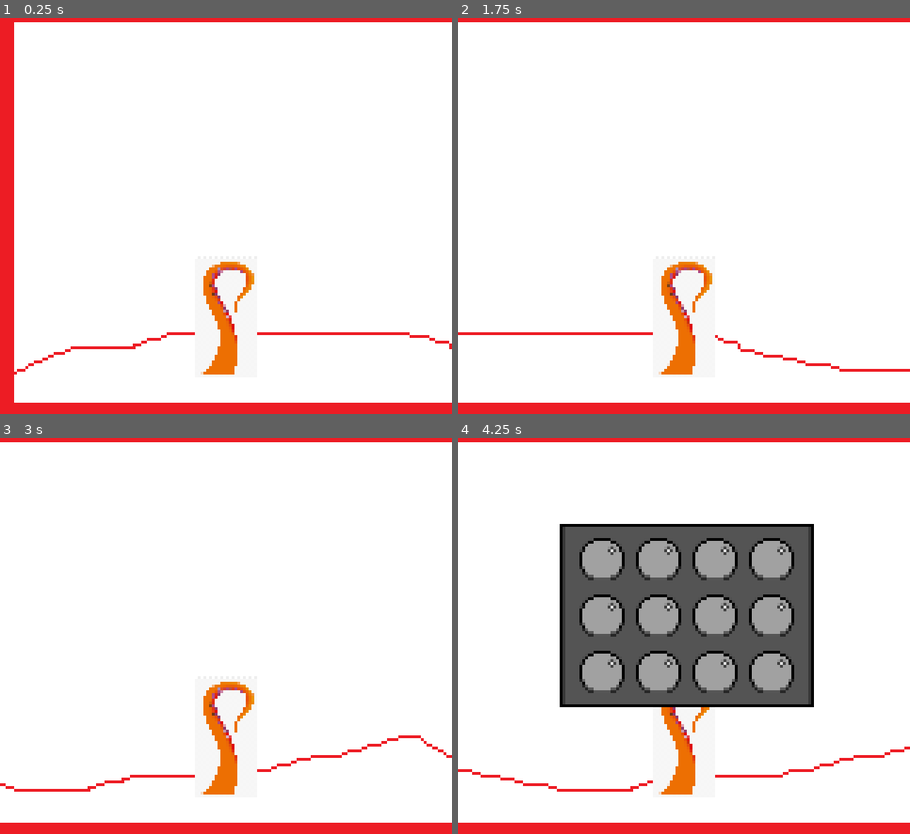
Above: before the commit, frames 1-4 (two rows, left to right).
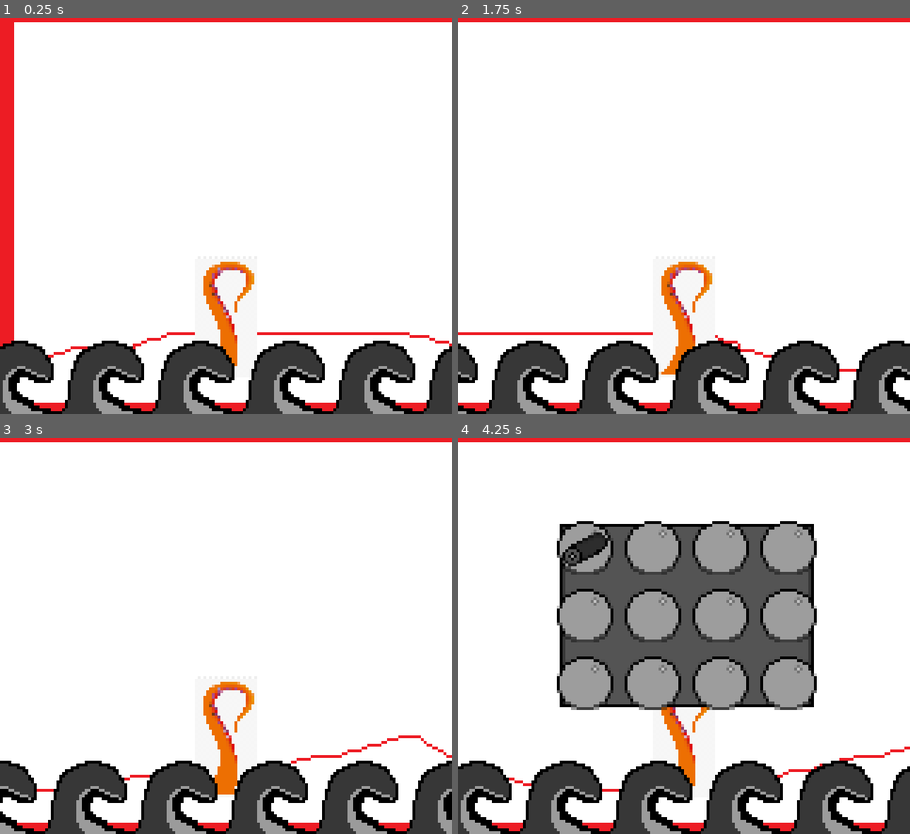
Above: after the commit, the same moments.

Repository: Siriusfgo3/GBJAM14
Game: Godot game, scene res://scenes/ocean.tscn
Same seed, same stepped clock (60 frames per second), same inputs: the game is played once before the commit and once after it. This scene is started directly instead of the project's main scene.
Inputs:
- Up to frame 1 (0.25 s): no input
- Up to frame 2 (1.75 s): hold D (move_right) 0.53-1.28 s; tap K (button_b) at 0.6, 1.35 s; hold A (move_left) from 1.28 s (still down)
- Up to frame 3 (3 s): release A (move_left) at 2.03 s; hold D (move_right) from 2.03 s (still down); tap K (button_b) at 2.1, 2.85 s
- Up to frame 4 (4.25 s): release D (move_right) at 3.53 s; hold A (move_left) from 3.53 s (still down); tap K (button_b) at 3.6 s

The runs differ from the first frame. In frame 1, 12% of the frame differs, in the area x 0-100%, y 81-100%; in frame 2, 12%; in frame 3, 12%; in frame 4, 24%, in the area x 0-100%, y 20-100%.
Error after the commit: Parse Error: Identifier "texture_offset" not declared in the current scope. (res://scenes/wave_movement.gd:9)

Commit message:
Wave animation

Diff:
--- a/resources/inventory/Inventories/player_inventory.tres
+++ b/resources/inventory/Inventories/player_inventory.tres
@@ -1,9 +1,10 @@
 [gd_resource type="Resource" script_class="Inv" format=3 uid="uid://b1jntnohw5gtd"]
 
 [ext_resource type="Script" uid="uid://fpa6cpityo5p" path="res://scripts/Inventory/inventory_item.gd" id="1_0oenl"]
+[ext_resource type="Resource" uid="uid://dt17kwn81ifim" path="res://resources/inventory/Items/log.tres" id="2_7y4q4"]
 [ext_resource type="Script" uid="uid://t4o77ojk51wi" path="res://scripts/Inventory/inventory.gd" id="2_qjtcu"]
 
 [resource]
 script = ExtResource("2_qjtcu")
-items = Array[ExtResource("1_0oenl")]([null, null, null, null, null, null, null, null, null, null, null, null])
+items = Array[ExtResource("1_0oenl")]([ExtResource("2_7y4q4"), null, null, null, null, null, null, null, null, null, null, null])
 metadata/_custom_type_script = "uid://t4o77ojk51wi"
--- a/resources/inventory/Items/log.tres
+++ b/resources/inventory/Items/log.tres
@@ -1,10 +1,10 @@
 [gd_resource type="Resource" script_class="InvItem" format=3 uid="uid://dt17kwn81ifim"]
 
 [ext_resource type="Script" uid="uid://fpa6cpityo5p" path="res://scripts/Inventory/inventory_item.gd" id="1_frmek"]
-[ext_resource type="Texture2D" uid="uid://brxqreggq18g0" path="res://sprites/Log .png" id="2_d6wn7"]
+[ext_resource type="Texture2D" uid="uid://mx6th1pc1xev" path="res://sprites/Items/Log.png.png" id="2_hrsuc"]
 
 [resource]
 script = ExtResource("1_frmek")
 name = "log"
-texture = ExtResource("2_d6wn7")
+texture = ExtResource("2_hrsuc")
 metadata/_custom_type_script = "uid://fpa6cpityo5p"
--- a/scenes/ocean.tscn
+++ b/scenes/ocean.tscn
@@ -10,6 +10,81 @@
 [ext_resource type="Script" uid="uid://c0qp0idnit2hq" path="res://scripts/Inventory/inventory_manager.gd" id="8_sup3w"]
 [ext_resource type="Resource" uid="uid://b1jntnohw5gtd" path="res://resources/inventory/Inventories/player_inventory.tres" id="9_46w5d"]
 [ext_resource type="PackedScene" uid="uid://dpk36vl1fpiug" path="res://scenes/UI/inventory_ui.tscn" id="10_46w5d"]
+[ext_resource type="Texture2D" uid="uid://c2a5k5v8ixvpn" path="res://sprites/Wave.png" id="11_tv676"]
+[ext_resource type="Script" uid="uid://bix2dhwwhjmi4" path="res://scenes/wave_movement.gd" id="12_vkfeh"]
+
+[sub_resource type="Animation" id="Animation_vkfeh"]
+length = 0.001
+tracks/0/type = "value"
+tracks/0/imported = false
+tracks/0/enabled = true
+tracks/0/path = NodePath(".:offset_transform_enabled")
+tracks/0/interp = 1
+tracks/0/loop_wrap = true
+tracks/0/keys = {
+"times": PackedFloat32Array(0),
+"transitions": PackedFloat32Array(1),
+"update": 1,
+"values": [false]
+}
+tracks/1/type = "value"
+tracks/1/imported = false
+tracks/1/enabled = true
+tracks/1/path = NodePath(".:position")
+tracks/1/interp = 1
+tracks/1/loop_wrap = true
+tracks/1/keys = {
+"times": PackedFloat32Array(0),
+"transitions": PackedFloat32Array(1),
+"update": 0,
+"values": [Vector2(-147, 112)]
+}
+
+[sub_resource type="Animation" id="Animation_6ti71"]
+resource_name = "Wave_animation"
+loop_mode = 1
+tracks/0/type = "value"
+tracks/0/imported = false
+tracks/0/enabled = false
+tracks/0/path = NodePath(".:offset_transform_position")
+tracks/0/interp = 1
+tracks/0/loop_wrap = true
+tracks/0/keys = {
+"times": PackedFloat32Array(),
+"transitions": PackedFloat32Array(),
+"update": 0,
+"values": []
+}
+tracks/1/type = "value"
+tracks/1/imported = false
+tracks/1/enabled = false
+tracks/1/path = NodePath(".:offset_transform_enabled")
+tracks/1/interp = 1
+tracks/1/loop_wrap = true
+tracks/1/keys = {
+"times": PackedFloat32Array(0),
+"transitions": PackedFloat32Array(1),
+"update": 1,
+"values": [false]
+}
+tracks/2/type = "value"
+tracks/2/imported = false
+tracks/2/enabled = true
+tracks/2/path = NodePath(".:position")
+tracks/2/interp = 1
+tracks/2/loop_wrap = true
+tracks/2/keys = {
+"times": PackedFloat32Array(0.001, 1),
+"transitions": PackedFloat32Array(1, 1),
+"update": 0,
+"values": [Vector2(-179, 112), Vector2(-147, 112)]
+}
+
+[sub_resource type="AnimationLibrary" id="AnimationLibrary_isiwr"]
+_data = {
+&"RESET": SubResource("Animation_vkfeh"),
+&"Wave_animation": SubResource("Animation_6ti71")
+}
 
 [node name="Ocean" type="Node2D" unique_id=129563336 node_paths=PackedStringArray("port", "port_ui", "player_state", "boatSpawner", "oceanTimer")]
 script = ExtResource("1_ogne1")
@@ -45,3 +120,20 @@
 
 [node name="PortUi" parent="PortCanvasLayer" unique_id=919939360 node_paths=PackedStringArray("player") instance=ExtResource("6_vjho5")]
 player = NodePath("../../PlayerCamera")
+
+[node name="Waves" type="Node2D" parent="." unique_id=280272154]
+
+[node name="TextureRect" type="TextureRect" parent="Waves" unique_id=492113491]
+texture_repeat = 2
+offset_left = -147.0
+offset_top = 112.0
+offset_right = 1465.0
+offset_bottom = 144.0
+texture = ExtResource("11_tv676")
+stretch_mode = 1
+script = ExtResource("12_vkfeh")
+
+[node name="AnimationPlayer" type="AnimationPlayer" parent="Waves" unique_id=1742741730]
+root_node = NodePath("../TextureRect")
+libraries/ = SubResource("AnimationLibrary_isiwr")
+autoplay = &"Wave_animation"
--- /dev/null
+++ b/scenes/wave_movement.gd
@@ -0,0 +1,9 @@
+extends TextureRect
+
+@export var speed := 100.0
+
+var offset := 0.0
+
+func _process(delta):
+	offset += speed * delta
+	texture_offset.x = offset
--- /dev/null
+++ b/scripts/Inventory/inv_ui_slot.gd
@@ -0,0 +1,10 @@
+extends Panel
+
+@onready var item_visual: Sprite2D =$CenterContainer/Panel/item_sprite
+
+func update(item: InvItem):
+	if !item:
+		item_visual.visible = false
+	else:
+		item_visual.visible = true
+		item_visual.texture = item.texture
--- a/scripts/Inventory/inv_ui_slot.tscn
+++ b/scripts/Inventory/inv_ui_slot.tscn
@@ -1,14 +1,28 @@
 [gd_scene format=3 uid="uid://bhqdefugyssdd"]
 
-[ext_resource type="Texture2D" uid="uid://0txjs4nejd1o" path="res://sprites/UI/Inventory slot-1.png (1).png" id="1_u5ymy"]
+[ext_resource type="Script" uid="uid://c7tnpojcb8n1u" path="res://scripts/Inventory/inv_ui_slot.gd" id="1_kmoie"]
+[ext_resource type="Texture2D" uid="uid://bgvyhp2mxft7g" path="res://sprites/UI/inv_slot.png" id="2_kmoie"]
 
 [node name="inv_ui_slot" type="Panel" unique_id=914110943]
 self_modulate = Color(1, 1, 1, 0)
-custom_minimum_size = Vector2(16, 16)
+custom_minimum_size = Vector2(20, 20)
 offset_right = 16.0
 offset_bottom = 16.0
+script = ExtResource("1_kmoie")
 
-[node name="Sprite2D" type="Sprite2D" parent="." unique_id=22160436]
+[node name="slot_sprite" type="Sprite2D" parent="." unique_id=22160436]
 scale = Vector2(1, 0.96875)
-texture = ExtResource("1_u5ymy")
+texture = ExtResource("2_kmoie")
 centered = false
+
+[node name="CenterContainer" type="CenterContainer" parent="." unique_id=2057799926]
+custom_minimum_size = Vector2(20, 20)
+layout_mode = 0
+offset_right = 20.0
+offset_bottom = 20.0
+
+[node name="Panel" type="Panel" parent="CenterContainer" unique_id=1104002412]
+layout_mode = 2
+
+[node name="item_sprite" type="Sprite2D" parent="CenterContainer/Panel" unique_id=578741232]
+scale = Vector2(1, 0.96875)
--- a/scripts/Inventory/inventory_ui.gd
+++ b/scripts/Inventory/inventory_ui.gd
@@ -1,9 +1,16 @@
 extends Control
 
+@onready var inv: Inv = preload("res://resources/inventory/Inventories/player_inventory.tres")
+@onready var slots: Array = $NinePatchRect/GridContainer.get_children()
 var is_open = false
 
 func _ready() -> void:
+	update_slots()
 	close()
+
+func update_slots():
+	for i in range(min(inv.items.size(), slots.size())):
+		slots[i].update(inv.items[i])
 
 func _process(delta: float) -> void:
 	if Input.is_action_just_pressed("button_b"):
--- /dev/null
+++ b/seaweed.tscn
@@ -0,0 +1,8 @@
+[gd_scene format=3 uid="uid://cxcvc8rta01i4"]
+
+[ext_resource type="Texture2D" uid="uid://wu3ax7h24d4o" path="res://sprites/Items/Seaweed-1.png.png" id="1_rm6j6"]
+
+[node name="Seaweed" type="Node2D" unique_id=2142557652]
+
+[node name="Sprite2D" type="Sprite2D" parent="." unique_id=1502771902]
+texture = ExtResource("1_rm6j6")
--- /dev/null
+++ b/seaweed_spawner.tscn
@@ -0,0 +1,3 @@
+[gd_scene format=3 uid="uid://cpwgsdwqo2nch"]
+
+[node name="SeaweedSpawner" type="Node2D" unique_id=290260619]
Not shown, added: scenes/wave_movement.gd.uid
Not shown, added: scripts/Inventory/inv_ui_slot.gd.uid
Binary file added: sprites/Items/Diamond-1.png.png
Not shown, changed: sprites/Items/Diamond-1.png.png.import
Binary file added: sprites/Items/Log.png.png
Not shown, added: sprites/Items/Log.png.png.import
Binary file added: sprites/Items/Seaweed-1.png.png
Not shown, added: sprites/Items/Seaweed-1.png.png.import
Binary file removed: sprites/Log .png
Binary file added: sprites/Map.png
Not shown, added: sprites/Map.png.import
Binary file removed: sprites/UI/Inventory slot-1.png (1).png
(and 4 more such lines)
